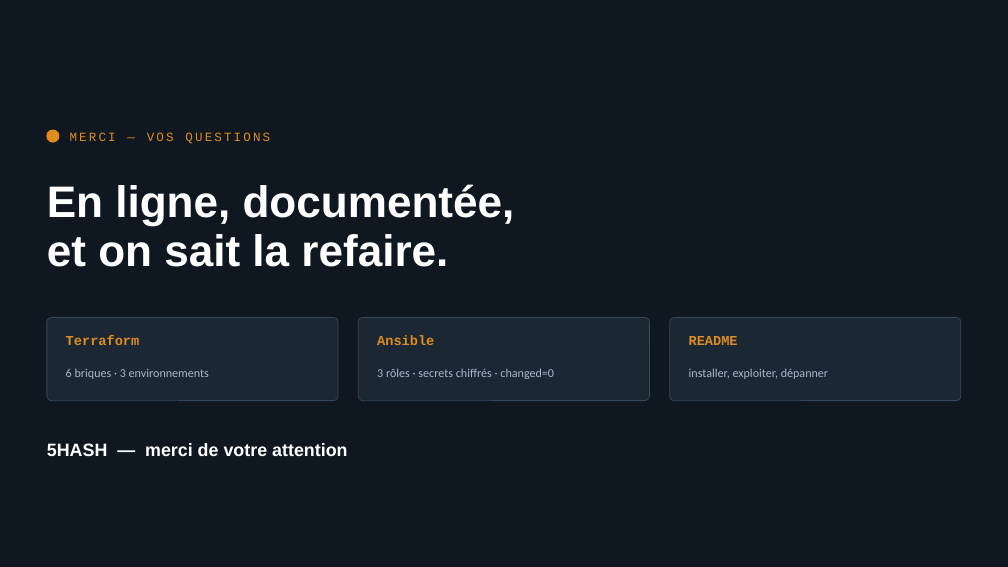
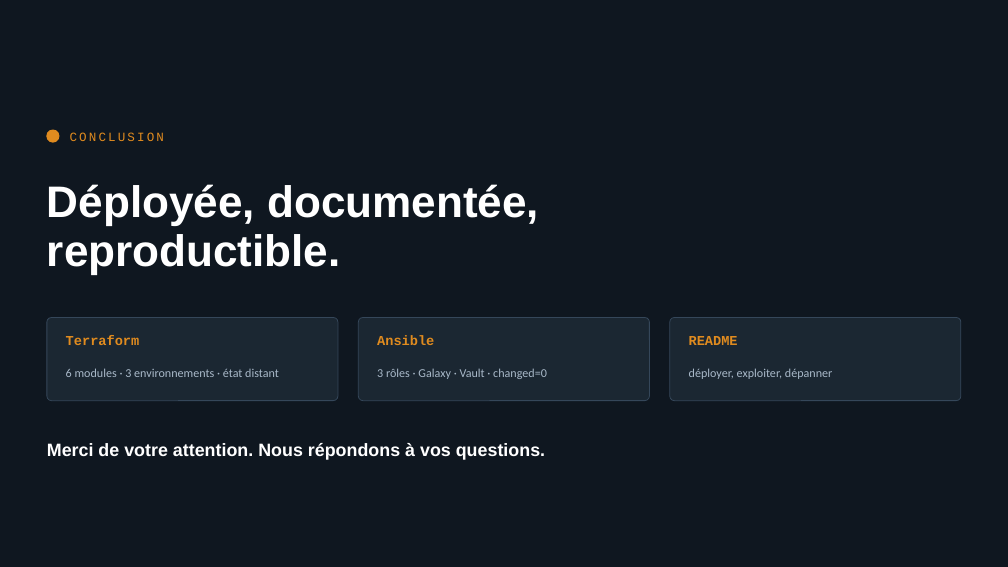
Before and after one commit to rayenebnt/5HASH, a slide deck: slide 12 of docs/soutenance-5hash.pptx. Drawn at 1008x567 pixels with LibreOffice and Linux fonts; fonts in the diff are those of the drawing. Boxes give left, top, right and bottom in pixels: in the first picture for what was removed or moved away, otherwise in the second. Text is boxed around its words. In the diff, an @@ line names an element or a change of style, - is before the commit and + after.

```diff
--- a/docs/soutenance-5hash.pptx
+++ b/docs/soutenance-5hash.pptx
@@ text at [70,132,164,141]: text changed @@
-MERCI — VOS QUESTIONS
+CONCLUSION
@@ text at [47,184,539,274]: text changed @@
-En ligne, documentée,
-et on sait la refaire.
+Déployée, documentée,
+reproductible.
@@ text at [66,368,279,377]: text changed @@
-6 briques · 3 environnements
+6 modules · 3 environnements · état distant
@@ text at [377,368,547,379]: text changed @@
-3 rôles · secrets chiffrés · changed=0
+3 rôles · Galaxy · Vault · changed=0
@@ text at [689,368,832,379]: text changed @@
-installer, exploiter, dépanner
+déployer, exploiter, dépanner
@@ text at [47,443,545,460]: text changed @@
-5HASH — merci de votre attention
+Merci de votre attention. Nous répondons à vos questions.
```
Also in this commit, not shown: 10 other slides changed, 1 slide added, 1 slide removed, 2 other files.
